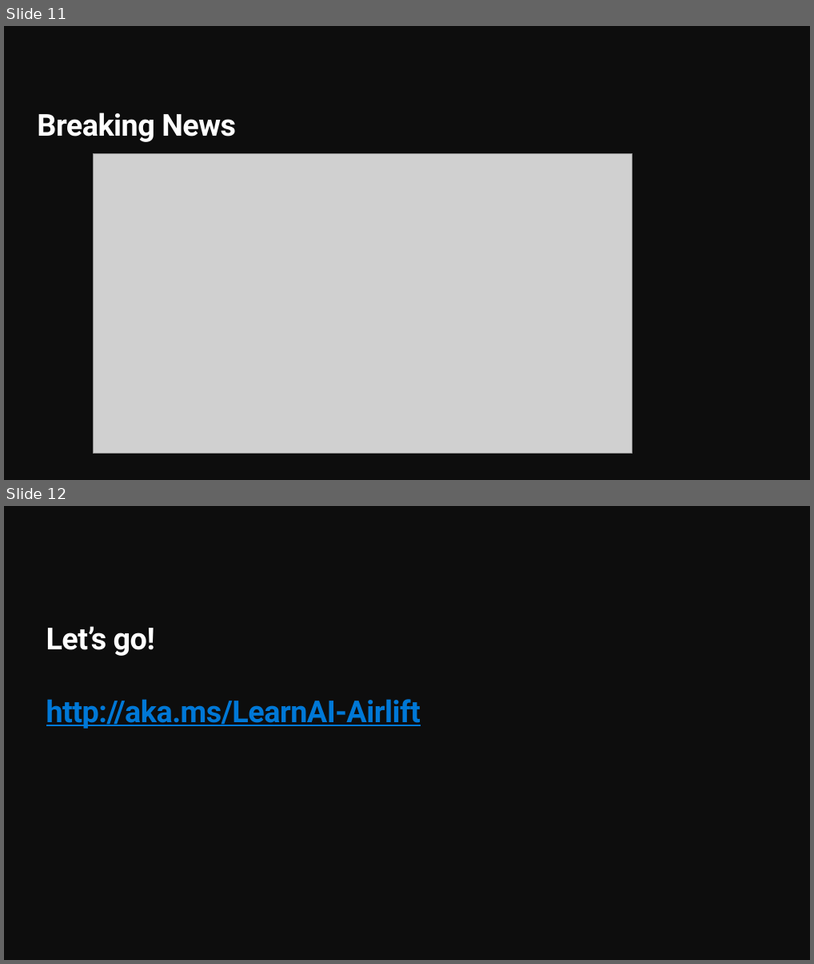
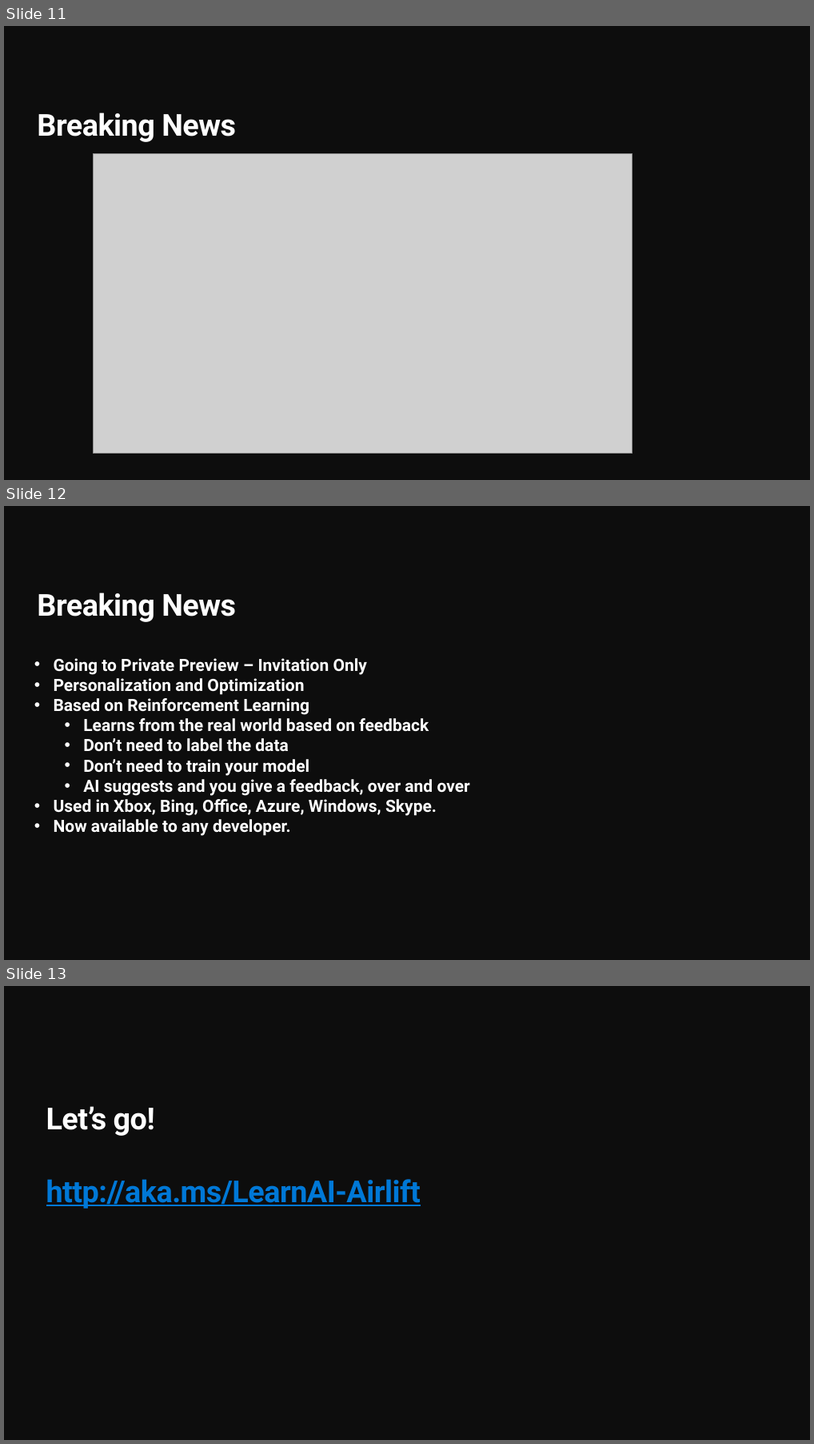
Before and after one commit to himaniR/LearnAI-Airlift, a slide deck: slides/00-Airlift Opening.pptx. Shown one above the other, each under a label of ours: slides 11 and 12 before the commit, slides 11, 12 and 13 after it. The pictures are 814x964 and 814x1444 pixels, drawn with LibreOffice and Linux fonts; fonts in the diff are those of the drawing; grey boxes stand for pictures; background and template pictures are left out. Boxes give left, top, right and bottom in pixels: in the first picture for what was removed or moved away, otherwise in the second. Text is boxed around its words. In the diff, an @@ line names an element or a change of style, - is before the commit and + after.

Commit message:
reinforc

```diff
--- a/slides/00-Airlift Opening.pptx
+++ b/slides/00-Airlift Opening.pptx
@@ slide 12 added at box(4, 506, 810, 960), background #0D0D0D @@
@@ title added at box(37, 592, 236, 622), 36 pt, text #FFFFFF, bold @@
+Breaking News
@@ text added at box(54, 658, 470, 836), 20 pt, text #FFFFFF, bold @@
+• Going to Private Preview – Invitation Only
+• Personalization and Optimization
+• Based on Reinforcement Learning
+  • Learns from the real world based on feedback
+  • Don’t need to label the data
+  • Don’t need to train your model
+  • AI suggests and you give a feedback, over and over
+• Used in Xbox, Bing, Office, Azure, Windows, Skype.
+• Now available to any developer.
@@ what was slide 12 is now slide 13 @@
```
Also in this commit, not shown: 1 slide changed, 1 other slide added.
